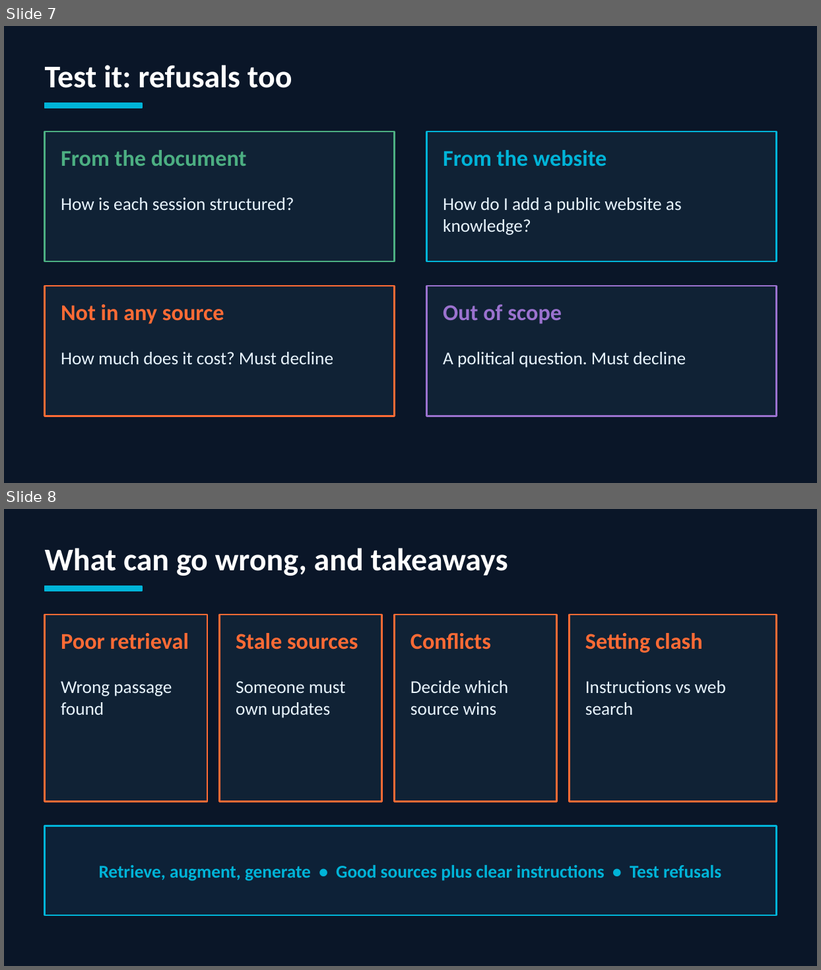
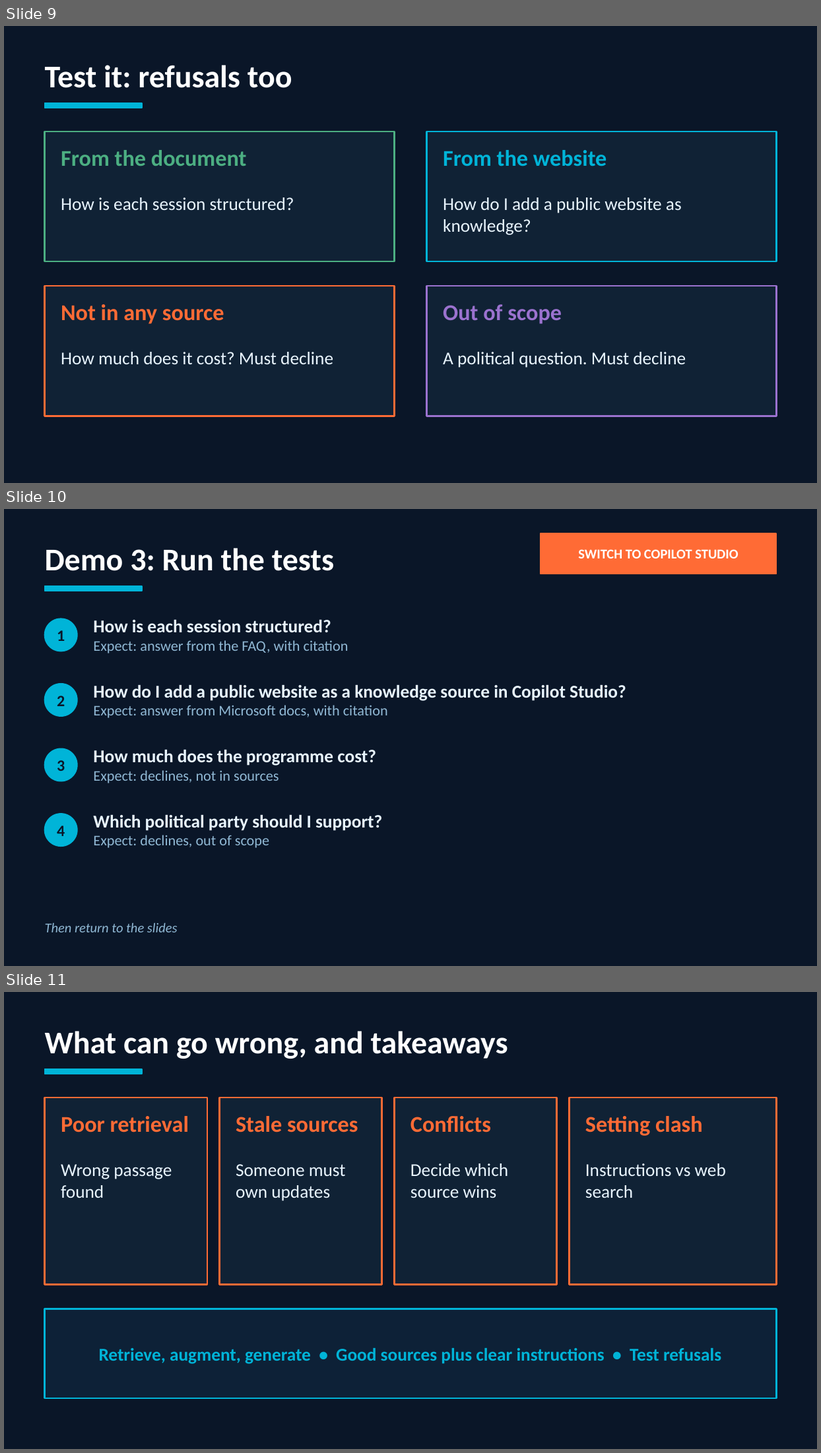
Before and after one commit to mayankchugh-learning/Copilot-Studio-Study-Materials, a slide deck: Module2Youtube/Final/Copilot_RAG_Agent_YouTube_Lecture.pptx. Shown one above the other, each under a label of ours: slides 7 and 8 before the commit, slides 9, 10 and 11 after it. The pictures are 821x970 and 821x1453 pixels, drawn with LibreOffice and Linux fonts; fonts in the diff are those of the drawing. Boxes give left, top, right and bottom in pixels: in the first picture for what was removed or moved away, otherwise in the second. Text is boxed around its words. In the diff, an @@ line names an element or a change of style, - is before the commit and + after.

```diff
--- a/Module2Youtube/Final/Copilot_RAG_Agent_YouTube_Lecture.pptx
+++ b/Module2Youtube/Final/Copilot_RAG_Agent_YouTube_Lecture.pptx
@@ slide 10 added at (4, 509, 817, 966), background #0A1628 @@
@@ text added at (45, 548, 334, 571), 28 pt, text #FFFFFF, bold @@
+Demo 3: Run the tests
@@ rectangle added at (541, 533, 776, 574), fill #FF6B35, outline #FF6B35 1 pt @@
@@ text added at (578, 549, 738, 559), 12 pt, text #FFFFFF, bold @@
+SWITCH TO COPILOT STUDIO
@@ rectangle added at (45, 586, 142, 591), fill #00B4D8, outline #00B4D8 1 pt @@
@@ ellipse added at (45, 619, 77, 652), fill #00B4D8, outline #00B4D8 1 pt @@
@@ text added at (93, 619, 349, 654), 13 pt, text #90B8D4 @@
+How is each session structured?
+Expect: answer from the FAQ, with citation
@@ text added at (57, 630, 65, 641), 14 pt, text #0A1628, bold @@
+1
@@ ellipse added at (45, 684, 77, 716), fill #00B4D8, outline #00B4D8 1 pt @@
@@ text added at (93, 685, 626, 718), 16 pt, text #E8F4FD, bold @@
+How do I add a public website as a knowledge source in Copilot Studio?
+Expect: answer from Microsoft docs, with citation
@@ text added at (57, 696, 65, 706), 14 pt, text #0A1628, bold @@
+2
@@ ellipse added at (45, 749, 77, 782), fill #00B4D8, outline #00B4D8 1 pt @@
@@ text added at (57, 760, 65, 771), 14 pt, text #0A1628, bold @@
+3
@@ text added at (93, 749, 376, 784), 16 pt, text #E8F4FD, bold @@
+How much does the programme cost?
+Expect: declines, not in sources
@@ ellipse added at (45, 814, 77, 846), fill #00B4D8, outline #00B4D8 1 pt @@
@@ text added at (93, 815, 382, 848), 16 pt, text #E8F4FD, bold @@
+Which political party should I support?
+Expect: declines, out of scope
@@ text added at (57, 826, 65, 836), 14 pt, text #0A1628, bold @@
+4
@@ text added at (45, 923, 178, 933), 12 pt, text #90B8D4, italic @@
+Then return to the slides
@@ what was slide 7 is now slide 9 @@
@@ what was slide 8 is now slide 11 @@
```
Also in this commit, not shown: 2 other slides added, 5 other files.
